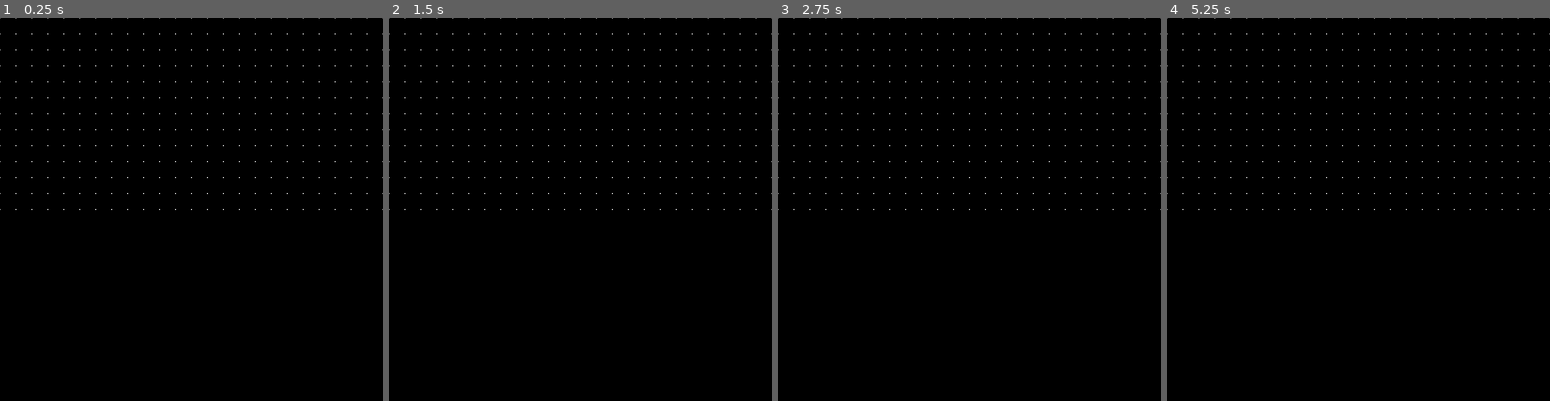
Above: before the commit, frames 1-4 (left to right).
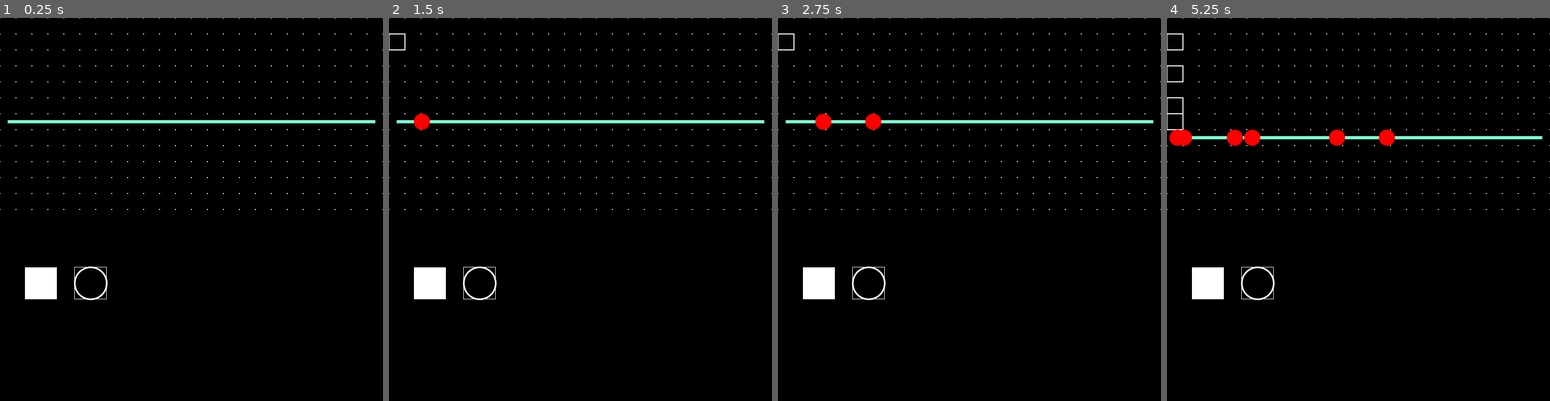
Above: after the commit, the same moments.

Repository: p42ul/Towers
Game: Godot game, scene res://global/Main.tscn
Same seed, same stepped clock (60 frames per second), same inputs: the game is played once before the commit and once after it.
Inputs (mouse positions are in pixels of both pictures, inside the frame that each line leads up to):
- Up to frame 1 (0.25 s): no input
- Up to frame 2 (1.5 s): tap Enter at 0.5 s; move the mouse to (396, 25) at 0.52 s; hold Right mouse button (remove) 0.53-1.28 s; click (396, 25) at 0.67 s; move the mouse to (396, 40) at 1.27 s; click (396, 40) at 1.35 s
- Up to frame 3 (2.75 s): move the mouse to (785, 56) at 2.02 s; hold Right mouse button (remove) from 2.03 s (still down); click (785, 56) at 2.17 s
- Up to frame 4 (5.25 s): move the mouse to (1174, 75) at 2.77 s; release Right mouse button (remove) at 2.78 s; click (1174, 75) at 2.85 s; move the mouse to (1174, 90) at 3.52 s; hold Right mouse button (remove) 3.53-4.28 s; click (1174, 90) at 3.67 s; move the mouse to (1174, 106) at 4.27 s; click (1174, 106) at 4.35 s; move the mouse to (1174, 121) at 5.02 s; hold Right mouse button (remove) from 5.03 s (still down); click (1174, 121) at 5.17 s

The runs differ from the first frame. In frame 1, 1.9% of the frame differs, in the area x 1-99%, y 26-74%; in frame 2, 2.0%; in frame 3, 2.1%; in frame 4, 2.5%, in the area x 0-99%, y 4-74%.
Error before the commit: Parse Error: Function "update()" not found in base self. (res://drawing/RectDrawer.gd:11)

Commit message:
More updates for Godot 4

Diff:
--- a/assets/default_env.tres
+++ b/assets/default_env.tres
@@ -1,7 +1,7 @@
-[gd_resource type="Environment" load_steps=2 format=2]
+[gd_resource type="Environment" load_steps=2 format=3 uid="uid://bkreulldl8kaw"]
 
-[sub_resource type="Sky" id=1]
+[sub_resource type="Sky" id="1"]
 
 [resource]
 background_mode = 2
-background_sky = SubResource( 1 )
+sky = SubResource("1")
--- a/drawing/ArcDrawer.gd
+++ b/drawing/ArcDrawer.gd
@@ -6,7 +6,7 @@
 @export var filled = false
 
 func _process(_delta):
-	self.update()
+	self.queue_redraw()
 
 func _draw():
 	if self.filled:
--- a/drawing/RectDrawer.gd
+++ b/drawing/RectDrawer.gd
@@ -8,7 +8,7 @@
 @export var is_active = true
 
 func _process(_delta):
-	self.update()
+	self.queue_redraw()
 
 func _draw():
 	draw_rect(Rect2(0, 0, self.width, self.height), self.color, self.filled, self.line_width)
--- a/global/Main.tscn
+++ b/global/Main.tscn
@@ -1,24 +1,21 @@
-[gd_scene load_steps=6 format=2]
+[gd_scene load_steps=6 format=3 uid="uid://viiltoidf0e8"]
 
-[ext_resource path="res://buttons/ShooterButton.tscn" type="PackedScene" id=1]
-[ext_resource path="res://mob/MobSpawner.gd" type="Script" id=3]
-[ext_resource path="res://mob/MobPath.gd" type="Script" id=4]
-[ext_resource path="res://buttons/BaseButton.tscn" type="PackedScene" id=5]
+[ext_resource type="PackedScene" path="res://buttons/ShooterButton.tscn" id="1"]
+[ext_resource type="Script" path="res://mob/MobSpawner.gd" id="3"]
+[ext_resource type="Script" path="res://mob/MobPath.gd" id="4"]
+[ext_resource type="PackedScene" path="res://buttons/BaseButton.tscn" id="5"]
 
-[sub_resource type="Curve2D" id=2]
-_data = {
-"points": PackedVector2Array(  )
-}
+[sub_resource type="Curve2D" id="2"]
 
 [node name="Main" type="Node2D"]
 
 [node name="MobSpawner" type="Node2D" parent="."]
-script = ExtResource( 3 )
+script = ExtResource("3")
 
 [node name="MobPath" type="Path2D" parent="MobSpawner"]
 z_index = 1
-curve = SubResource( 2 )
-script = ExtResource( 4 )
+curve = SubResource("2")
+script = ExtResource("4")
 __meta__ = {
 "_edit_group_": true
 }
--- a/mob/Mob.gd
+++ b/mob/Mob.gd
@@ -11,7 +11,7 @@
 	$Area2D/CollisionShape2D.shape.radius = self.radius
 
 func _process(delta):
-	self.offset += delta * speed
+	self.progress += delta * speed
 	if self.progress_ratio == 1.0:
 		emit_signal("reached_end")
 		self.queue_free()
--- a/mob/MobPath.gd
+++ b/mob/MobPath.gd
@@ -10,7 +10,7 @@
 		self.curve.add_point(v)
 
 func _process(_delta):
-	self.update()
+	self.queue_redraw()
 
 func _draw():
 	if self.curve.get_baked_length() > 2:
--- a/mob/MobSpawner.gd
+++ b/mob/MobSpawner.gd
@@ -5,6 +5,6 @@
 
 
 func _on_MobTimer_timeout():
-	var mob = mob_instance.instance()
+	var mob = mob_instance.instantiate()
 	$MobPath.add_child(mob)
 	$MobTimer.set_wait_time(randf()*2)
--- a/project.godot
+++ b/project.godot
@@ -1,4 +1,3 @@
-; Project was converted by built-in tool to Godot 4
 ; Engine configuration file.
 ; It's best edited using the editor UI and not directly,
 ; since the parameters that go here are not all obvious.
@@ -13,6 +12,7 @@
 
 config/name="Towers"
 run/main_scene="res://global/Main.tscn"
+config/features=PackedStringArray("4.2")
 config/icon="res://assets/icon.png"
 
 [autoload]
@@ -26,7 +26,6 @@
 window/size/viewport_height=768
 window/size/resizable=false
 window/stretch/mode="2d"
-window/stretch/aspect="keep"
 
 [editor]
 
@@ -46,13 +45,13 @@
 
 select={
 "deadzone": 0.5,
-"events": [ Object(InputEventMouseButton,"resource_local_to_scene":false,"resource_name":"","device":0,"alt_pressed":false,"shift_pressed":false,"ctrl_pressed":false,"meta_pressed":false,"command":false,"button_mask":0,"position":Vector2( 0, 0 ),"global_position":Vector2( 0, 0 ),"factor":1.0,"button_index":1,"pressed":false,"double_click":false,"script":null)
- ]
+"events": [Object(InputEventMouseButton,"resource_local_to_scene":false,"resource_name":"","device":0,"window_id":0,"alt_pressed":false,"shift_pressed":false,"ctrl_pressed":false,"meta_pressed":false,"button_mask":0,"position":Vector2(0, 0),"global_position":Vector2(0, 0),"factor":1.0,"button_index":1,"canceled":false,"pressed":false,"double_click":false,"script":null)
+]
 }
 remove={
 "deadzone": 0.5,
-"events": [ Object(InputEventMouseButton,"resource_local_to_scene":false,"resource_name":"","device":0,"alt_pressed":false,"shift_pressed":false,"ctrl_pressed":false,"meta_pressed":false,"command":false,"button_mask":0,"position":Vector2( 0, 0 ),"global_position":Vector2( 0, 0 ),"factor":1.0,"button_index":2,"pressed":false,"double_click":false,"script":null)
- ]
+"events": [Object(InputEventMouseButton,"resource_local_to_scene":false,"resource_name":"","device":0,"window_id":0,"alt_pressed":false,"shift_pressed":false,"ctrl_pressed":false,"meta_pressed":false,"button_mask":0,"position":Vector2(0, 0),"global_position":Vector2(0, 0),"factor":1.0,"button_index":2,"canceled":false,"pressed":false,"double_click":false,"script":null)
+]
 }
 
 [physics]
@@ -61,8 +60,7 @@
 
 [rendering]
 
+environment/defaults/default_clear_color=Color(0, 0, 0, 1)
+environment/defaults/default_environment="res://assets/default_env.tres"
 quality/driver/driver_name="GLES2"
 vram_compression/import_etc=true
-textures/vram_compression/import_etc2_astc=false
-environment/defaults/default_clear_color=Color( 0, 0, 0, 1 )
-environment/defaults/default_environment="res://assets/default_env.tres"
--- a/towers/Tower_Shooter.gd
+++ b/towers/Tower_Shooter.gd
@@ -31,7 +31,7 @@
 
 func attack(mob):
 	if $AttackTimer.is_stopped():
-		var projectile = projectile_instance.instance()
+		var projectile = projectile_instance.instantiate()
 		add_child(projectile)
 		projectile.position += Vector2(self.radius, self.radius)
 		projectile.direction = self.global_position.direction_to(mob.global_position)
Not shown, added: assets/fonts/Montreal-Regular.ttf.import
Not shown, changed: assets/icon.png.import
Not shown, changed: assets/icons/add.png.import
Not shown, changed: assets/icons/remove.png.import
Not shown, changed: assets/icons/up.png.import
Not shown: 1 places in global/Main.tscn that only renumber resources
